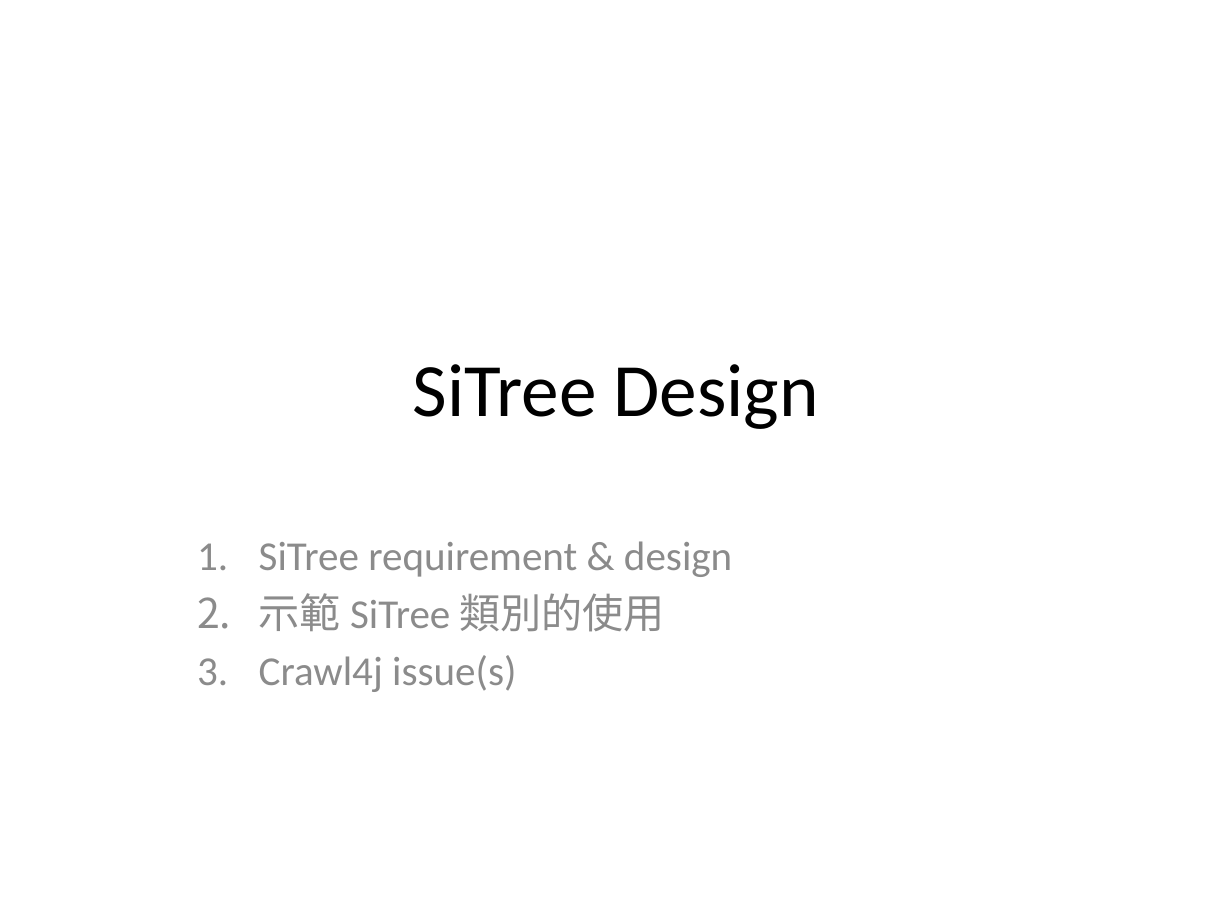
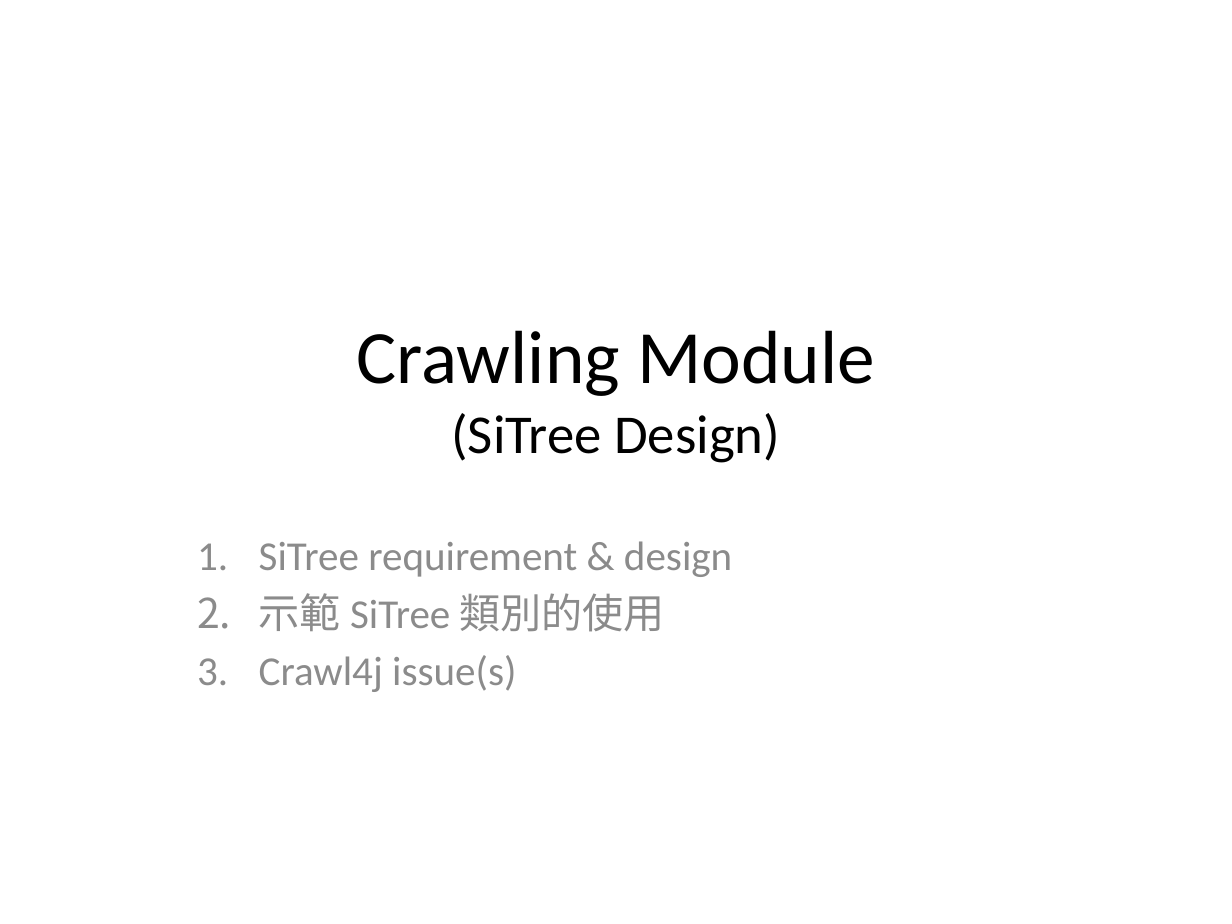
Before and after one commit to johnklee/sd2014, a slide deck: slide 1 of SD_Crawler4j/docs/Crawler4j_SiTreeDesign.pptx. Drawn at 1232x924 pixels with LibreOffice and Linux fonts; fonts in the diff are those of the drawing. Boxes give left, top, right and bottom in pixels: in the first picture for what was removed or moved away, otherwise in the second. Text is boxed around its words. In the diff, an @@ line names an element or a change of style, - is before the commit and + after.

Commit message:
- Enhance unit test cases - Update design document

```diff
--- a/SD_Crawler4j/docs/Crawler4j_SiTreeDesign.pptx
+++ b/SD_Crawler4j/docs/Crawler4j_SiTreeDesign.pptx
@@ title at [356, 330, 875, 463]: text changed @@
-SiTree Design
+Crawling Module
+(SiTree Design)
```
Also in this commit, not shown: 1 other slide changed, 1 slide added, 13 other files.
